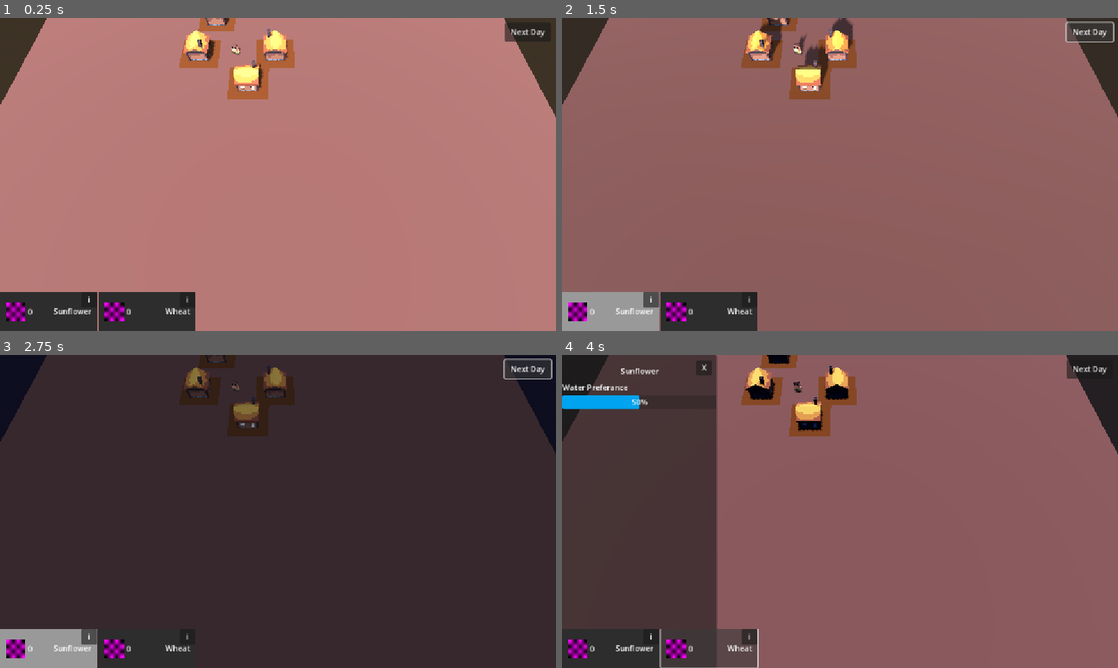
Above: before the commit, frames 1-4 (two rows, left to right).
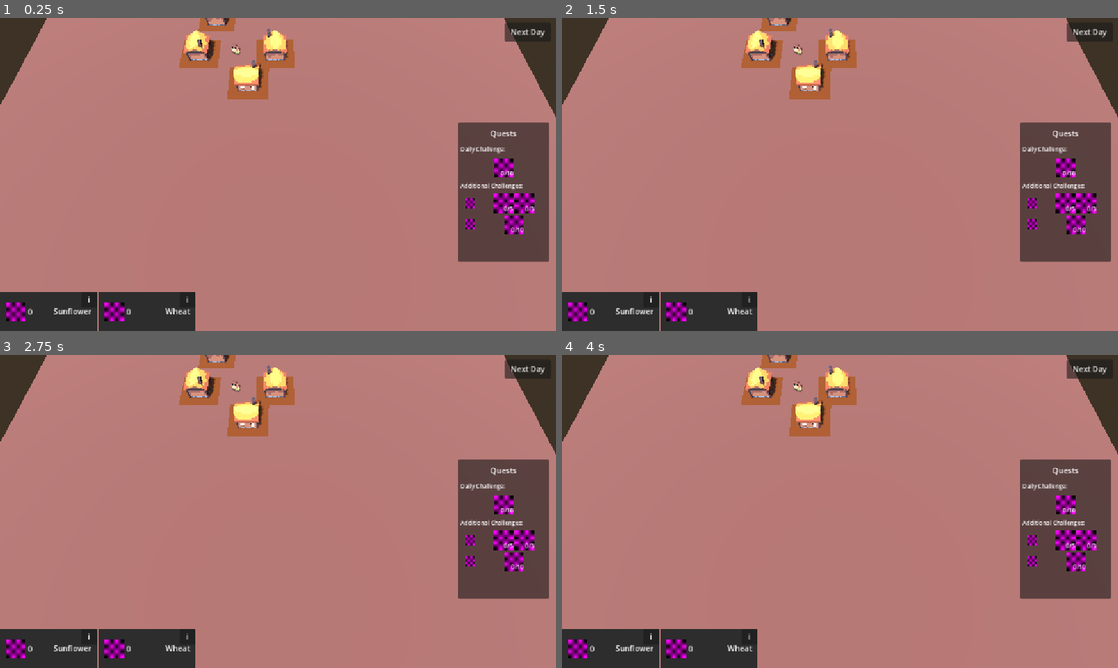
Above: after the commit, the same moments.

Repository: ToBinio/secrets-of-soil
Game: Godot game, scene res://scenes/main.tscn
The game is run twice, just before and just after one commit, with the same random seed, the same clock (stepped at 60 frames per second) and the same inputs.
Inputs:
- Up to frame 1 (0.25 s): no input
- Up to frame 2 (1.5 s): click "0" at 0.5 s; click "Next Day" at 1.25 s
- Up to frame 3 (2.75 s): click "Next Day" at 2 s
- Up to frame 4 (4 s): click "i" at 2.75 s; click "0" at 3.5 s

The runs differ from the first frame. In frame 1, 7.3% of the frame differs, in the area x 82-99%, y 33-78%; in frame 2, 94%; in frame 3, 97%, in the area x 0-100%, y 0-100%; in frame 4, 96%.

Commit message:
added basic ui with quest implementation

Diff:
--- a/scenes/main.tscn
+++ b/scenes/main.tscn
@@ -6,6 +6,8 @@
 [ext_resource type="Script" uid="uid://cb4ftraq7hg1l" path="res://scripts/ui/next_day.gd" id="2_jyhfs"]
 [ext_resource type="PackedScene" uid="uid://cec3esephtkpq" path="res://scenes/ui/info.tscn" id="3_sugp2"]
 [ext_resource type="PackedScene" uid="uid://cheyy73j6p542" path="res://scenes/ui/plant_list.tscn" id="4_tefeu"]
+[ext_resource type="PackedScene" uid="uid://cn50eq5oj33yx" path="res://scenes/ui/quest_display.tscn" id="5_85g3d"]
+[ext_resource type="PackedScene" uid="uid://dyc8nhwgqib5g" path="res://assets/houses/housA/houseA.gltf" id="7_o6xl0"]
 [ext_resource type="PackedScene" uid="uid://d3maoy3blejtf" path="res://assets/villagers/villager_1.glb" id="8_tipki"]
 
 [sub_resource type="Animation" id="Animation_sugp2"]
@@ -196,6 +198,8 @@
 
 [node name="PlantSelector" parent="Ui" instance=ExtResource("4_tefeu")]
 
+[node name="QuestDisplay" parent="Ui" instance=ExtResource("5_85g3d")]
+
 [node name="Camera3D" type="Camera3D" parent="."]
 transform = Transform3D(1, 0, 0, 0, 0.32608, 0.945342, 0, -0.945342, 0.32608, 0.131146, 6.20349, 7.31348)
 script = ExtResource("1_0wfyh")
--- /dev/null
+++ b/scenes/ui/quest.gd
@@ -0,0 +1,11 @@
+extends Control
+
+
+# Called when the node enters the scene tree for the first time.
+func _ready() -> void:
+	pass # Replace with function body.
+
+
+# Called every frame. 'delta' is the elapsed time since the previous frame.
+func _process(delta: float) -> void:
+	pass
--- /dev/null
+++ b/scenes/ui/quest.tscn
@@ -0,0 +1,25 @@
+[gd_scene load_steps=3 format=3 uid="uid://3wqm7x704b87"]
+
+[ext_resource type="PackedScene" uid="uid://cibn2worqabp7" path="res://scenes/ui/quest_type.tscn" id="1_2voud"]
+[ext_resource type="Script" uid="uid://b3rr8rj3e3vh" path="res://scripts/ui/quest.gd" id="1_t3s0l"]
+
+[node name="Quest" type="Control"]
+custom_minimum_size = Vector2(0, 40)
+layout_mode = 3
+anchors_preset = 0
+script = ExtResource("1_t3s0l")
+
+[node name="QuestType" parent="." instance=ExtResource("1_2voud")]
+layout_mode = 0
+offset_left = 14.0
+offset_top = 10.0
+offset_right = 34.0
+offset_bottom = 30.0
+
+[node name="Requirements" type="HBoxContainer" parent="."]
+custom_minimum_size = Vector2(0, 40)
+layout_mode = 2
+offset_left = 42.0
+offset_right = 188.0
+offset_bottom = 40.0
+alignment = 1
--- /dev/null
+++ b/scenes/ui/quest_display.tscn
@@ -0,0 +1,111 @@
+[gd_scene load_steps=15 format=3 uid="uid://cn50eq5oj33yx"]
+
+[ext_resource type="PackedScene" uid="uid://byu3xol58hskj" path="res://scenes/ui/quest_icon.tscn" id="1_thvn5"]
+[ext_resource type="PackedScene" uid="uid://3wqm7x704b87" path="res://scenes/ui/quest.tscn" id="2_s4ftv"]
+[ext_resource type="Resource" uid="uid://4ovjpg6b7k1a" path="res://scripts/resources/quest_types/research.tres" id="3_qaetd"]
+[ext_resource type="Script" uid="uid://cjtp7kpgbgy2h" path="res://scripts/resources/quest_requirement_resource.gd" id="3_s0wcl"]
+[ext_resource type="Resource" uid="uid://dl5fl0mgy1sor" path="res://scripts/resources/plants/wheat.tres" id="4_kgkxc"]
+[ext_resource type="Resource" uid="uid://c85nr0tqy0565" path="res://scripts/resources/plants/sunflower.tres" id="5_dp4qy"]
+[ext_resource type="Script" uid="uid://b8nijldcrxc72" path="res://scripts/resources/quest_resource.gd" id="6_wj50s"]
+[ext_resource type="Resource" uid="uid://b7wrrh3s6i7cx" path="res://scripts/resources/quest_types/weather.tres" id="8_kgkxc"]
+
+[sub_resource type="Resource" id="Resource_s0wcl"]
+script = ExtResource("3_s0wcl")
+plant_resource = ExtResource("5_dp4qy")
+required_amount = 10
+metadata/_custom_type_script = "uid://cjtp7kpgbgy2h"
+
+[sub_resource type="Resource" id="Resource_ft74a"]
+script = ExtResource("3_s0wcl")
+plant_resource = ExtResource("4_kgkxc")
+required_amount = 5
+metadata/_custom_type_script = "uid://cjtp7kpgbgy2h"
+
+[sub_resource type="Resource" id="Resource_vasou"]
+script = ExtResource("3_s0wcl")
+plant_resource = ExtResource("5_dp4qy")
+required_amount = 3
+metadata/_custom_type_script = "uid://cjtp7kpgbgy2h"
+
+[sub_resource type="Resource" id="Resource_uibx1"]
+script = ExtResource("6_wj50s")
+type = ExtResource("3_qaetd")
+requirements = Array[ExtResource("3_s0wcl")]([SubResource("Resource_ft74a"), SubResource("Resource_vasou")])
+metadata/_custom_type_script = "uid://b8nijldcrxc72"
+
+[sub_resource type="Resource" id="Resource_kgkxc"]
+script = ExtResource("3_s0wcl")
+plant_resource = ExtResource("5_dp4qy")
+required_amount = 10
+metadata/_custom_type_script = "uid://cjtp7kpgbgy2h"
+
+[sub_resource type="Resource" id="Resource_dp4qy"]
+script = ExtResource("6_wj50s")
+type = ExtResource("8_kgkxc")
+requirements = Array[ExtResource("3_s0wcl")]([SubResource("Resource_kgkxc")])
+metadata/_custom_type_script = "uid://b8nijldcrxc72"
+
+[node name="QuestDisplay" type="Control"]
+layout_mode = 3
+anchors_preset = 0
+offset_left = -1.0
+offset_top = 22.0
+offset_right = 1156.0
+offset_bottom = 670.0
+
+[node name="Background" type="Panel" parent="."]
+layout_mode = 0
+offset_left = 950.0
+offset_top = 194.0
+offset_right = 1138.0
+offset_bottom = 482.0
+
+[node name="Quests" type="Label" parent="Background"]
+layout_mode = 0
+offset_right = 187.0
+offset_bottom = 47.0
+text = "Quests"
+horizontal_alignment = 1
+vertical_alignment = 1
+
+[node name="Daily" type="Label" parent="Background"]
+layout_mode = 0
+offset_left = 4.0
+offset_top = 42.0
+offset_right = 183.0
+offset_bottom = 68.0
+theme_override_font_sizes/font_size = 12
+text = "Daily Challenge:"
+vertical_alignment = 1
+
+[node name="MainQuest" parent="Background" instance=ExtResource("1_thvn5")]
+layout_mode = 2
+offset_left = 74.0
+offset_top = 74.0
+offset_right = 114.0
+offset_bottom = 114.0
+requirement = SubResource("Resource_s0wcl")
+
+[node name="Additionals" type="Label" parent="Background"]
+layout_mode = 0
+offset_left = 4.0
+offset_top = 118.0
+offset_right = 183.0
+offset_bottom = 144.0
+theme_override_font_sizes/font_size = 12
+text = "Additional Challenges:"
+vertical_alignment = 1
+
+[node name="AdditionalQuestsContainer" type="VBoxContainer" parent="Background"]
+layout_mode = 2
+offset_top = 147.0
+offset_right = 188.0
+offset_bottom = 307.0
+
+[node name="Quest1" parent="Background/AdditionalQuestsContainer" instance=ExtResource("2_s4ftv")]
+layout_mode = 2
+quest = SubResource("Resource_uibx1")
+
+[node name="Quest2" parent="Background/AdditionalQuestsContainer" instance=ExtResource("2_s4ftv")]
+layout_mode = 2
+quest = SubResource("Resource_dp4qy")
--- /dev/null
+++ b/scenes/ui/quest_icon.tscn
@@ -0,0 +1,29 @@
+[gd_scene load_steps=3 format=3 uid="uid://byu3xol58hskj"]
+
+[ext_resource type="Script" uid="uid://ctnoljcbnsjug" path="res://scripts/ui/quest_icon.gd" id="1_iasy3"]
+
+[sub_resource type="PlaceholderTexture2D" id="PlaceholderTexture2D_tipki"]
+
+[node name="QuestIcon" type="Control"]
+custom_minimum_size = Vector2(40, 0)
+layout_mode = 3
+anchors_preset = 0
+offset_right = 40.0
+size_flags_horizontal = 8
+script = ExtResource("1_iasy3")
+
+[node name="Icon" type="TextureRect" parent="."]
+layout_mode = 0
+offset_right = 40.0
+offset_bottom = 40.0
+texture = SubResource("PlaceholderTexture2D_tipki")
+
+[node name="QuantityAmount" type="Label" parent="."]
+layout_mode = 0
+offset_right = 40.0
+offset_bottom = 40.0
+theme_override_font_sizes/font_size = 12
+text = "0/5"
+horizontal_alignment = 2
+vertical_alignment = 2
+justification_flags = 227
--- /dev/null
+++ b/scenes/ui/quest_type.tscn
@@ -0,0 +1,43 @@
+[gd_scene load_steps=3 format=3 uid="uid://cibn2worqabp7"]
+
+[ext_resource type="Script" uid="uid://vdbha6xkfoeg" path="res://scripts/ui/quest_type.gd" id="1_6uuu3"]
+
+[sub_resource type="PlaceholderTexture2D" id="PlaceholderTexture2D_thvn5"]
+
+[node name="QuestType" type="TextureRect"]
+custom_minimum_size = Vector2(20, 20)
+offset_left = 15.0
+offset_top = 9.0
+offset_right = 35.0
+offset_bottom = 29.0
+texture = SubResource("PlaceholderTexture2D_thvn5")
+script = ExtResource("1_6uuu3")
+
+[node name="Tooltip" type="Panel" parent="."]
+visible = false
+layout_mode = 0
+offset_left = -189.0
+offset_top = -53.0
+offset_right = -26.0
+offset_bottom = 72.0
+
+[node name="Name" type="Label" parent="Tooltip"]
+layout_mode = 0
+offset_right = 162.0
+offset_bottom = 33.0
+text = "Type Name"
+horizontal_alignment = 1
+vertical_alignment = 1
+
+[node name="Description" type="Label" parent="Tooltip"]
+layout_mode = 0
+offset_left = 4.0
+offset_top = 36.0
+offset_right = 158.0
+offset_bottom = 121.0
+theme_override_font_sizes/font_size = 9
+text = "Description of type"
+autowrap_mode = 2
+
+[connection signal="mouse_entered" from="." to="." method="_on_mouse_entered"]
+[connection signal="mouse_exited" from="." to="." method="_on_mouse_exited"]
--- /dev/null
+++ b/scripts/resources/quest_requirement_resource.gd
@@ -0,0 +1,5 @@
+extends Resource
+class_name QuestRequirementResource
+
+@export var plant_resource: PlantResource;
+@export var required_amount: int;
--- /dev/null
+++ b/scripts/resources/quest_resource.gd
@@ -0,0 +1,5 @@
+extends Resource
+class_name QuestResource
+
+@export var type: QuestTypeResource;
+@export var requirements: Array[QuestRequirementResource];
--- /dev/null
+++ b/scripts/resources/quest_type_resource.gd
@@ -0,0 +1,6 @@
+extends Resource
+class_name QuestTypeResource
+
+@export var name: String;
+@export_multiline var description: String;
+@export var icon: Texture2D;
--- /dev/null
+++ b/scripts/resources/quest_types/research.tres
@@ -0,0 +1,12 @@
+[gd_resource type="Resource" script_class="QuestTypeResource" load_steps=3 format=3 uid="uid://4ovjpg6b7k1a"]
+
+[ext_resource type="Script" uid="uid://dl7eih8bkdpyl" path="res://scripts/resources/quest_type_resource.gd" id="1_uudu1"]
+
+[sub_resource type="PlaceholderTexture2D" id="PlaceholderTexture2D_uudu1"]
+
+[resource]
+script = ExtResource("1_uudu1")
+name = "Research"
+description = "If you complete this kind of quest, you will receive new information about a certain plant."
+icon = SubResource("PlaceholderTexture2D_uudu1")
+metadata/_custom_type_script = "uid://dl7eih8bkdpyl"
--- /dev/null
+++ b/scripts/resources/quest_types/weather.tres
@@ -0,0 +1,12 @@
+[gd_resource type="Resource" script_class="QuestTypeResource" load_steps=3 format=3 uid="uid://b7wrrh3s6i7cx"]
+
+[ext_resource type="Script" uid="uid://dl7eih8bkdpyl" path="res://scripts/resources/quest_type_resource.gd" id="1_555k3"]
+
+[sub_resource type="PlaceholderTexture2D" id="PlaceholderTexture2D_555k3"]
+
+[resource]
+script = ExtResource("1_555k3")
+name = "Wather"
+description = "If you complete this quest, you will receive information about the upcoming weather."
+icon = SubResource("PlaceholderTexture2D_555k3")
+metadata/_custom_type_script = "uid://dl7eih8bkdpyl"
--- /dev/null
+++ b/scripts/ui/quest.gd
@@ -0,0 +1,18 @@
+extends Control
+
+var RequirementScene = preload("res://scenes/ui/quest_icon.tscn");
+
+@export var quest: QuestResource;
+
+@onready var quest_type: QuestType = $QuestType;
+@onready var requirements_parent: HBoxContainer = $Requirements;
+
+
+func _ready() -> void:
+	quest_type.quest_type = quest.type;
+
+	for requirement in quest.requirements:
+		var requirement_scene: QuestIcon = RequirementScene.instantiate();
+		requirement_scene.requirement = requirement;
+
+		requirements_parent.call_deferred("add_child", requirement_scene)
--- /dev/null
+++ b/scripts/ui/quest_icon.gd
@@ -0,0 +1,15 @@
+extends Control
+class_name QuestIcon
+
+@export var requirement: QuestRequirementResource:
+	set(value):
+		requirement = value
+
+@onready var label: Label = $QuantityAmount;
+
+
+func _ready() -> void:
+	set_label_text()
+
+func set_label_text():
+	label.text = "0/"+str(requirement.required_amount)
--- /dev/null
+++ b/scripts/ui/quest_type.gd
@@ -0,0 +1,25 @@
+extends TextureRect
+class_name QuestType
+
+@onready var tooltip: Control = $Tooltip;
+@onready var type_name: Label = $Tooltip/Name;
+@onready var type_description: Label = $Tooltip/Description;
+
+
+@export var quest_type: QuestTypeResource:
+	set(value):
+		quest_type = value;
+		set_type()
+
+func set_type():
+	type_name.text = quest_type.name;
+	type_description.text = quest_type.description;
+
+func _on_mouse_entered() -> void:
+	tooltip.visible = true
+	pass # Replace with function body.
+
+
+func _on_mouse_exited() -> void:
+	tooltip.visible = false
+	pass # Replace with function body.
Not shown: 1 places in scenes/main.tscn that only renumber resources
Not shown, added: scenes/ui/quest.gd.uid
Not shown, added: scripts/resources/quest_requirement_resource.gd.uid
Not shown, added: scripts/resources/quest_resource.gd.uid
Not shown, added: scripts/resources/quest_type_resource.gd.uid
Not shown, added: scripts/ui/quest.gd.uid
Not shown, added: scripts/ui/quest_icon.gd.uid
Not shown, added: scripts/ui/quest_type.gd.uid
